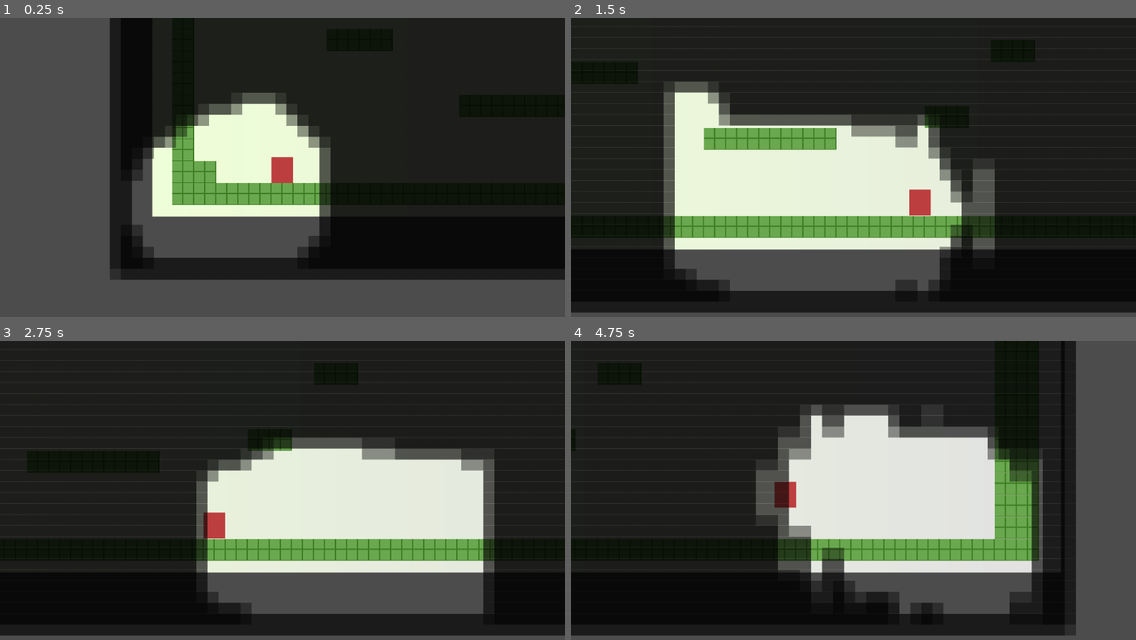
Above: before the commit, frames 1-4 (two rows, left to right).
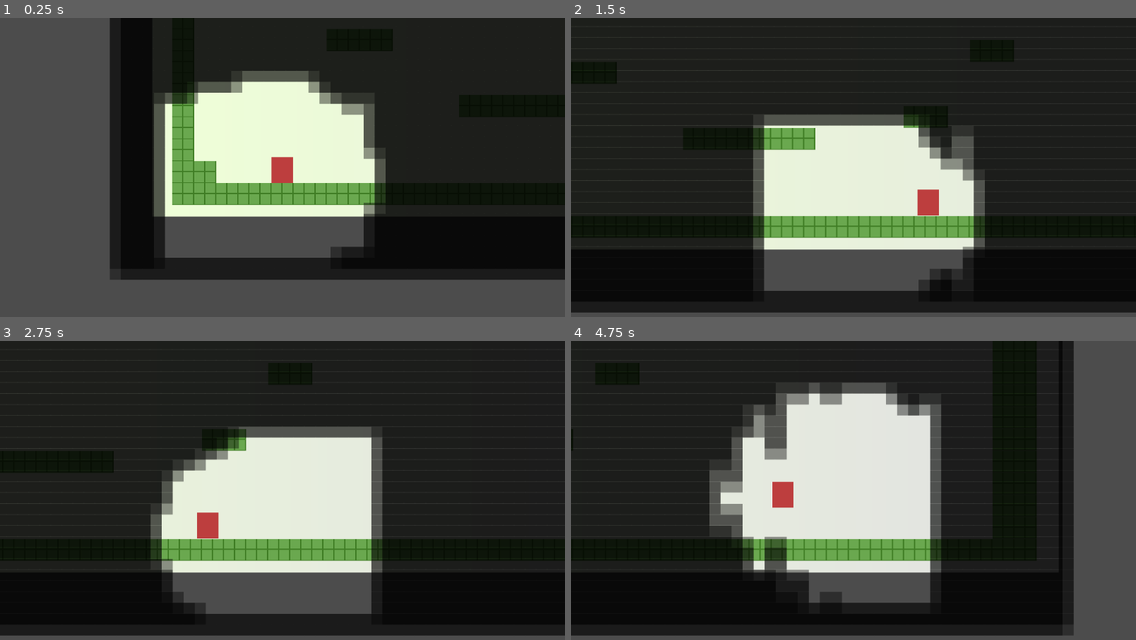
Above: after the commit, the same moments.

Repository: glitchcore/comfort
Game: Godot game, scene res://Scenes/BaseLevel.tscn
Same seed, same stepped clock (60 frames per second), same inputs: the game is played once before the commit and once after it.
Inputs:
- Up to frame 1 (0.25 s): no input
- Up to frame 2 (1.5 s): hold Right (ui_right) from 0.53 s (still down); tap Space (jump) at 0.77 s
- Up to frame 3 (2.75 s): tap Space (jump) at 1.52 s; release Right (ui_right) at 2.03 s; hold Left (ui_left) from 2.03 s (still down)
- Up to frame 4 (4.75 s): release Left (ui_left) at 2.78 s; hold Right (ui_right) 2.78-4.28 s; tap Space (jump) at 3.02, 3.77, 4.52 s; hold Left (ui_left) from 4.28 s (still down)

The runs differ from the first frame. In frame 1, 11% of the frame differs, in the area x 23-69%, y 17-81%; in frame 2, 16%; in frame 3, 19%; in frame 4, 23%, in the area x 0-90%, y 0-99%.

Commit message:
update web build

Diff:
--- a/Actors/Space.gd
+++ b/Actors/Space.gd
@@ -2,8 +2,8 @@
 onready var detector = get_node("/root/BaseLevel/SpaceDetector")
 
 const SIZE = [100, 100]
-const UPDATE_SIZE = 20
-export var space_size = 8
+const UPDATE_SIZE = 10
+export var space_size = 10
 
 func create_state():
 	var res = []
--- a/Actors/Space.tscn
+++ b/Actors/Space.tscn
@@ -14,7 +14,7 @@
 script = ExtResource( 2 )
 
 [node name="SpaceTimer" type="Timer" parent="."]
-wait_time = 0.1
+wait_time = 0.05
 autostart = true
 
 [connection signal="timeout" from="SpaceTimer" to="." method="_on_SpaceTimer_timeout"]
